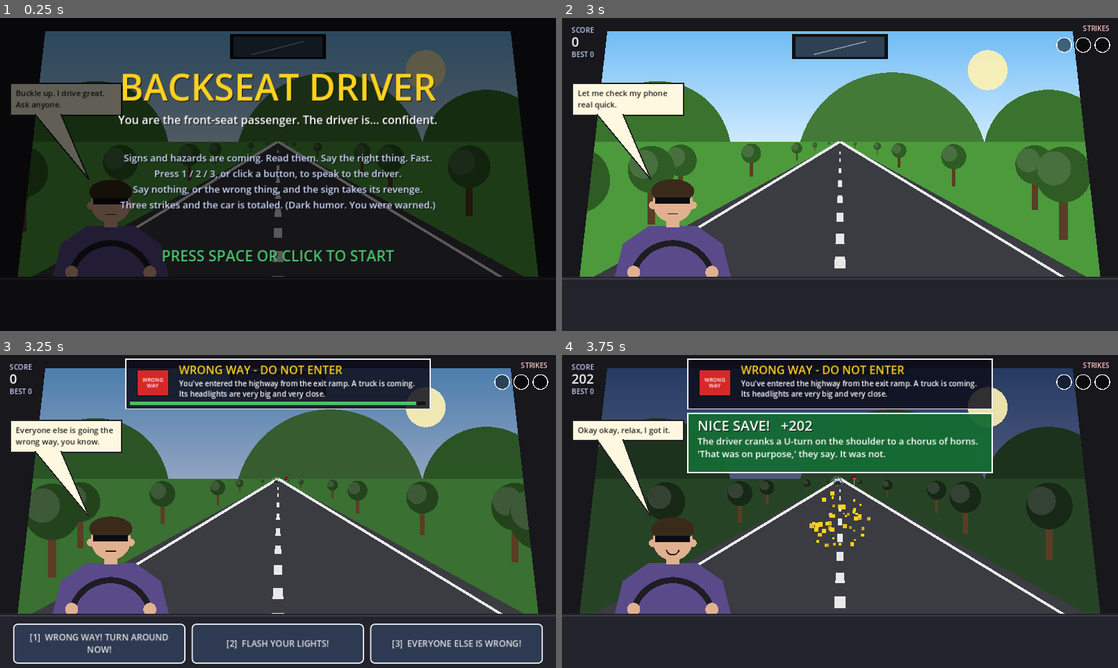
Above: before the commit, frames 1-4 (two rows, left to right).
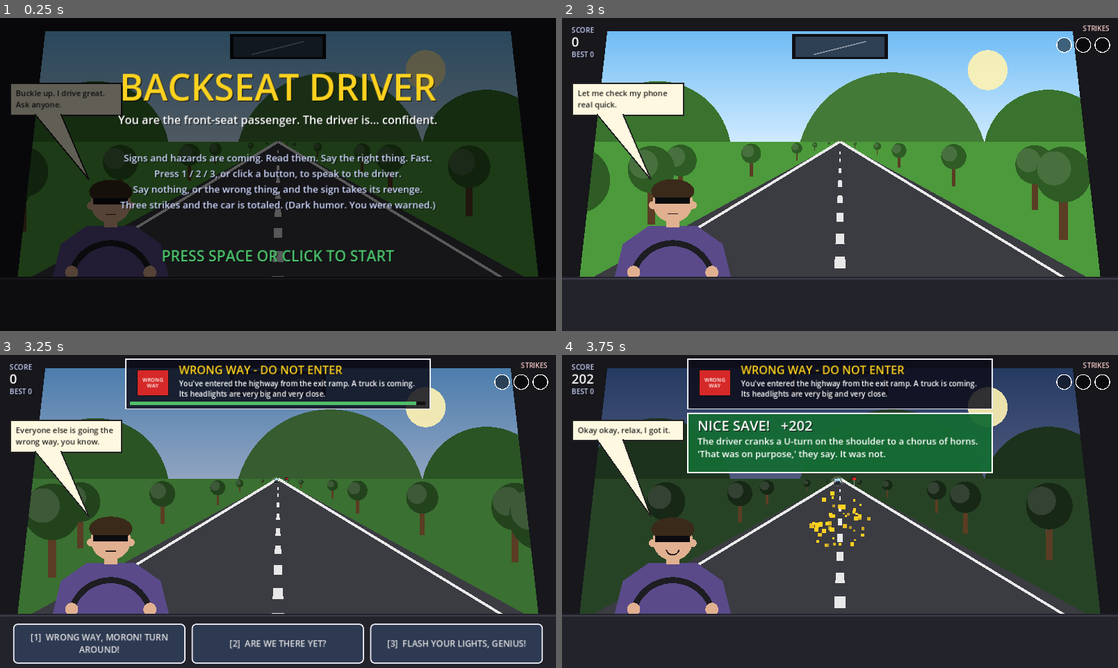
Above: after the commit, the same moments.

Repository: david-brandt-the-icelander/retro-games
Game: Godot game, scene res://main.tscn
Two runs of this game, one before a commit and one after it. Both use one fixed random seed, a clock stepped at 60 frames per second and the inputs below.
Inputs (mouse positions are in pixels of both pictures, inside the frame that each line leads up to):
- Up to frame 1 (0.25 s): no input
- Up to frame 2 (3 s): tap Enter at 0.5, 0.6 s; move the mouse to (962, 158) at 0.52 s; click (962, 158) at 0.67 s; tap Space at 0.77, 1.52 s; move the mouse to (728, 190) at 1.27 s; tap R at 1.35 s; click (728, 190) at 1.42 s; move the mouse to (895, 105) at 2.02 s; tap 1 at 2.1 s; click (895, 105) at 2.17 s; move the mouse to (812, 237) at 2.77 s; tap 2 at 2.85 s; click (812, 237) at 2.92 s
- Up to frame 3 (3.25 s): tap Space at 3.02 s
- Up to frame 4 (3.75 s): click (662, 642) at 3.5 s, where only the run before the commit has a clickable "[1] WRONG WAY! TURN AROUND NO…"

Frames 1-2 are identical in both runs. In frame 3, 1.1% of the frame differs, in the area x 5-95%, y 89-96%; in frame 4, nothing differs.

Commit message:
Backseat Driver: insult screams, no driver in view
Each event now offers three screams in random order: the correct one, a
wrong but related one, and irrelevant small talk (the driver replies
absent-mindedly and the sign gets its revenge). The driver figure is
removed from the windshield view; only the wheel and the driver's speech
caption remain. The canvas now scales to the window height so the options
always sit under the view without scrolling.

Co-Authored-By: Claude Sonnet 5.5 <noreply@anthropic.com>
Claude-Session: https://claude.ai/code/session_015ZiMTMaTPKWRV3VeKHPf1h

Diff:
--- a/games/backseat-driver/events.gd
+++ b/games/backseat-driver/events.gd
@@ -10,12 +10,12 @@
 		"d": "Ooh, this song! Let me crank it up.",
 		"spd": 50,
 		"o": [
-			["BRAKE! DUCKS! DUCKS!", "", 5],
-			["AWW! LOOK AT THE LITTLE DUCKS!", "The driver looks. The ducks look back. Briefly. Then there are feathers. So many feathers. The wipers do what they can.", 45],
-			["HONK AT THEM! HONK!", "The honk launches forty panicked ducks straight at the windshield. You are now wearing a duck as a hat. It is not alive.", 50],
+			["SLOW DOWN, MORON! DUCKS!", "", 5],
+			["AWW, LOOK AT THE DUCKS, YOU GOOSE!", "The driver looks. The ducks look back. Briefly. Then there are feathers. So many feathers. The wipers do what they can.", 45],
+			["NICE WEATHER WE'RE HAVING!", "", 50],
 		],
 		"good": "The driver brakes. The ducks cross in a tiny, smug parade. The last one gives you a nod. You will carry that nod forever.",
-		"late": "You said nothing. The ducks said 'quack' and then nothing at all. The wipers are now on pate setting.",
+		"late": "Nobody said anything useful. The ducks said 'quack' and then nothing at all. The wipers are now on pate setting.",
 		"fx": "f4f0dc",
 	},
 	{
@@ -26,9 +26,9 @@
 		"spd": 45,
 		"sky": ["8fbf8f", "d8e7b0"], "gr": "3d6b3a",
 		"o": [
-			["SLOW DOWN! THAT'S A GATOR!", "", 8],
-			["IT'S JUST A LOG! KEEP GOING!", "It was not a log. The log now has your whole arm and a strong opinion about your elbow.", 45],
-			["FLOOR IT! OUTRUN HIM!", "Gators sprint at 20 mph. You were doing 18. It was a respectful chase. It ended when the gator came in through the sunroof.", 85],
+			["BRAKE, YOU MORON! THAT'S A GATOR!", "", 8],
+			["IT'S A LOG, YOU COWARD! RUN IT OVER!", "It was not a log. The log now has your whole arm and a strong opinion about your elbow.", 45],
+			["DID YOU FEED THE CAT BEFORE WE LEFT?", "", 45],
 		],
 		"good": "The driver slows. The gator ambles across and gives you a long, assessing stare. You were not the snack. This time.",
 		"late": "The gator takes your silence as an order for takeout. Compliments to the chef. The chef is you.",
@@ -41,9 +41,9 @@
 		"d": "Wow, he is slow. I'm just gonna go around.",
 		"spd": 35,
 		"o": [
-			["STOP! LET THE MAN CROSS!", "", 0],
-			["HE'LL MAKE IT! DON'T SLOW DOWN!", "He did not make it. The walker made it. It is now a hood ornament and, honestly, a fairly nice one.", 35],
-			["HONK! HURRY HIM UP!", "He sprints. A 79-year-old sets a personal best. The walker does not. The walker had a family.", 35],
+			["STOP, YOU MANIAC! LET HIM CROSS!", "", 0],
+			["HE'LL MAKE IT, GRANDMA! KEEP GOING!", "He did not make it. The walker made it. It is now a hood ornament and, honestly, a fairly nice one.", 35],
+			["THIS SEAT IS SO COMFY. THANKS!", "", 35],
 		],
 		"good": "The driver stops. Eleven minutes later, the man reaches the far side, tips his hat and calls you 'sweetheart'. You will take it.",
 		"late": "A walker flies past the passenger window. Silently. Like a very sad bird.",
@@ -56,9 +56,9 @@
 		"d": "Don't they teach kids to look both ways anymore?",
 		"spd": 40,
 		"o": [
-			["BRAKE! A KID! BRAKE!", "", 0],
-			["IT'S JUST A BALL! KEEP GOING!", "It was a ball. Then it was not just a ball. The driver does not say a word for the next forty miles. Neither do you. Nobody ever speaks of it.", 40],
-			["HONK AT THEM! MAKE THEM MOVE!", "The honk makes the kid freeze. Right in the road. Everyone survives, but a very large father is running at your window with pepper spray and a lot to say.", 40],
+			["BRAKE, YOU IDIOT! A KID!", "", 0],
+			["IT'S JUST A BALL, YOU WIMP!", "It was a ball. Then it was not just a ball. The driver does not say a word for the next forty miles. Neither do you. Nobody ever speaks of it.", 40],
+			["I'M HUNGRY. DO YOU WANT FRIES?", "", 40],
 		],
 		"good": "Tires scream. The kid grabs the ball, waves, and calls the driver a word you did not know a six-year-old knew. Worth it.",
 		"late": "Thud. Silence. 'That was a ball, right?' the driver asks, in a very small voice. You both decide to believe it was a ball.",
@@ -71,9 +71,9 @@
 		"d": "Stop signs are more of a vibe, honestly.",
 		"spd": 45,
 		"o": [
-			["STOP! STOP SIGN! STOP!", "", 0],
-			["IT'S ONLY A SUGGESTION! GO!", "The logging truck disagrees. Violently. Your car is now flatter than a flat white, and that includes the foam.", 50],
-			["YIELD! WAVE THE TRUCK ON!", "The truck cannot see your friendly wave through the forty tons of logs it is carrying. Your wave was very polite and very, very late.", 25],
+			["STOP, YOU MORON! STOP SIGN!", "", 0],
+			["IT'S A SUGGESTION, COWARD! GO!", "The logging truck disagrees. Violently. Your car is now flatter than a flat white, and that includes the foam.", 50],
+			["THIS SONG IS TERRIBLE, BY THE WAY.", "", 45],
 		],
 		"good": "The driver stands on the brake. The truck thunders through a foot ahead. 'Rolling stops count,' the driver mumbles. They do not.",
 		"late": "The last thing you hear is a truck horn. The last thing you see is logs. So many logs.",
@@ -86,9 +86,9 @@
 		"d": "I love this part of the song!",
 		"spd": 50,
 		"o": [
-			["TRAIN! STOP THE CAR!", "", 0],
-			["WE CAN BEAT IT! FASTER!", "You cannot beat it. Nobody has ever beaten it. Final score: Train 1, Car 0, Dignity -4.", 85],
-			["TRAINS ONLY RUN ON TUESDAYS!", "It is, in fact, Tuesday. The train checked its calendar.", 50],
+			["TRAIN, YOU LUNATIC! STOP!", "", 0],
+			["BEAT IT, YOU TURTLE! FASTER!", "You cannot beat it. Nobody has ever beaten it. Final score: Train 1, Car 0, Dignity -4.", 85],
+			["WHAT'S YOUR FAVOURITE DINOSAUR?", "", 50],
 		],
 		"good": "The driver stops. A mile-long freight train rumbles past, and the driver counts every car out loud. All 142. Time moves differently now.",
 		"late": "The train does not honk. It has never needed to.",
@@ -101,9 +101,9 @@
 		"d": "Best. Kayak. Weekend. Ever.",
 		"spd": 40,
 		"o": [
-			["THE KAYAK! IT WON'T FIT!", "", 0],
-			["DUCK YOUR HEAD! DUCK!", "You duck. The kayak does not. It is now two kayaks, which is technically a pair.", 40],
-			["IT'LL FIT! KEEP GOING!", "It fit like a toddler in a Halloween costume: not at all. The kayak is now a very long hat on the bridge.", 40],
+			["THE KAYAK, YOU MORON! BRAKE!", "", 0],
+			["DUCK YOUR HEAD, GENIUS! DUCK!", "You duck. The kayak does not. It is now two kayaks, which is technically a pair.", 40],
+			["NICE BRIDGE. VERY STONY.", "", 40],
 		],
 		"good": "The driver stops with a screech and unstraps the kayak. 'I knew that,' they say, sweating. Strapping it back on takes forty minutes.",
 		"late": "CRUNCH. The kayak becomes confetti. The car is now a convertible.",
@@ -117,9 +117,9 @@
 		"spd": 60,
 		"sky": ["070a1e", "262b55"], "gr": "17301c",
 		"o": [
-			["SLOW DOWN! DEER! DEER!", "", 10],
-			["FLASH THE HIGH BEAMS!", "Deer freeze when you flash lights. It is the entire thing deer do. The car and the deer are now one.", 60],
-			["HIT IT! I LOVE VENISON!", "You love venison. The deer loves its life. The deer weighs 200 pounds, and your hood now has an antler.", 70],
+			["SLOW DOWN, YOU MORON! DEER!", "", 10],
+			["FLASH THE LIGHTS, YOU GENIUS!", "Deer freeze when you flash lights. It is the entire thing deer do. The car and the deer are now one.", 60],
+			["MY LEFT ELBOW ITCHES A BIT.", "", 60],
 		],
 		"good": "The driver brakes. A buck pauses, locks eyes with you, then wanders off with deep disdain. It knows you got lucky.",
 		"late": "BANG. Your hood has an antler now. The deer is on the roof, looking at you like you owe it money.",
@@ -132,9 +132,9 @@
 		"d": "I'm fine. I'm only going, uh... fine.",
 		"spd": 70,
 		"o": [
-			["TOO FAST! SLOW DOWN! COP!", "", 25],
-			["IT'S A RECOMMENDATION! KEEP GOING!", "The cop thinks it's more of a $400 recommendation. He also wants to talk about your tail light. And your life.", 70],
-			["FLOOR IT! HE'S NOT LOOKING!", "He was looking. He has been looking since the last county. The chase ends at a donut shop, with handcuffs and one glazed.", 95],
+			["TOO FAST, YOU MANIAC! COP!", "", 25],
+			["FLOOR IT, TURTLE! HE'S NOT LOOKING!", "He was looking. He has been looking since the last county. The chase ends at a donut shop, with handcuffs and one glazed.", 95],
+			["I LOVE A GOOD BILLBOARD, DON'T YOU?", "", 70],
 		],
 		"good": "The driver slows to 25 just as the cop pulls out. He sees a law-abiding citizen. He is sad. He will eat his donut alone.",
 		"late": "Sirens. Lights. A very calm voice: 'Do you know why I pulled you over?' The driver looks at you.",
@@ -147,9 +147,9 @@
 		"d": "GPS says go straight. GPS is never wrong.",
 		"spd": 60,
 		"o": [
-			["BRIDGE OUT! STOP! TURN AROUND!", "", 0],
-			["THE GPS SAYS IT'S FINE!", "The GPS says 'You have arrived' as you arrive in the river. It was technically correct.", 60],
-			["FASTER! WE CAN JUMP IT!", "We cannot jump it. Physics has reviewed this proposal and rejected it with a loud splash.", 90],
+			["STOP, YOU MORON! BRIDGE OUT!", "", 0],
+			["FASTER, COWARD! WE CAN JUMP IT!", "We cannot jump it. Physics has reviewed this proposal and rejected it with a loud splash.", 90],
+			["NICE VIEW OF THE RIVER, HUH?", "", 60],
 		],
 		"good": "The driver brakes at the very edge. The front wheels hang over empty air. A fish looks up at you. 'Nice,' says the fish.",
 		"late": "Splash. The GPS announces 'Recalculating' as the car sinks. It never will.",
@@ -163,9 +163,9 @@
 		"spd": 40,
 		"sky": ["9ab0c4", "dde6ee"], "gr": "8a7f72",
 		"o": [
-			["TOO SLOW! FLOOR IT! GO GO GO!", "", 85],
-			["STOP! TAKE A PHOTO!", "Great photo. You can't see it, because the rock has smashed the phone, the roof, and some of the seat.", 0],
-			["HONK AT THE ROCKS!", "The rocks were not scared. The rocks have never been scared of anything. You are now the proud owner of a free rock.", 40],
+			["FLOOR IT, YOU SNAIL! ROCKS!", "", 85],
+			["STOP, YOU WIMP! TAKE A PHOTO!", "Great photo. You can't see it, because the rock has smashed the phone, the roof, and some of the seat.", 0],
+			["THE SKY IS VERY BLUE TODAY.", "", 40],
 		],
 		"good": "The driver floors it. A boulder lands exactly where you were, then rolls over to look at you. Rocks can be dramatic.",
 		"late": "A boulder meets the roof. The roof loses. The boulder is now your best friend. Its name is Gary.",
@@ -179,9 +179,9 @@
 		"spd": 55,
 		"sky": ["ffb36b", "ffe3a0"], "gr": "c99a5b",
 		"o": [
-			["STOP! GAS! NOW!", "", 0],
-			["WE'LL MAKE IT! KEEP GOING!", "You did not make it. You are in the desert with one sandwich and a very long conversation with the driver.", 55],
-			["COAST! SAVE THE FUMES!", "The car coasts, bravely, for another mile. Then it coasts, bravely, to a stop. A vulture lands and waits.", 30],
+			["STOP FOR GAS, YOU MORON!", "", 0],
+			["COAST, GENIUS! SAVE THE FUMES!", "The car coasts, bravely, for another mile. Then it coasts, bravely, to a stop. A vulture lands and waits.", 30],
+			["DO YOU LIKE COWBOYS?", "", 55],
 		],
 		"good": "The driver pulls into a gas station that smells like regret and hot dogs. You buy both. It is the best meal of your life.",
 		"late": "The engine coughs. The engine dies. The vultures arrive right on time.",
@@ -194,9 +194,9 @@
 		"d": "Watch this drift!",
 		"spd": 65,
 		"o": [
-			["TOO FAST! SLOW DOWN! CURVE!", "", 15],
-			["LOOK AT THE VIEW!", "The driver admires the view. The car admires the view. The car keeps admiring the view, straight off the cliff.", 65],
-			["DRIFT IT! FASTER!", "The drift is magnificent. The landing is not. You get excellent views of the valley for four whole seconds.", 85],
+			["SLOW DOWN, YOU MANIAC! CURVE!", "", 15],
+			["DRIFT IT, TURTLE! FASTER!", "The drift is magnificent. The landing is not. You get excellent views of the valley for four whole seconds.", 85],
+			["NICE WEATHER WE'RE HAVING!", "", 65],
 		],
 		"good": "The driver slows. The car hugs the curve like an old friend. Far below, a wrecked car whispers: 'tell my story.'",
 		"late": "The tires scream. The car sails off the cliff in slow motion. The driver says, 'Huh.' It is the last thing anyone says.",
@@ -210,9 +210,9 @@
 		"spd": 55,
 		"sky": ["0b1030", "2a2f5a"], "gr": "1c2a1f",
 		"o": [
-			["WRONG WAY! TURN AROUND NOW!", "", 20],
-			["EVERYONE ELSE IS WRONG!", "Everyone else is right. All of them. In the same direction. Toward you. At 70 mph.", 55],
-			["FLASH YOUR LIGHTS!", "The truck flashes back. Its lights are bigger. It also has a horn that sounds like the end of the world.", 55],
+			["WRONG WAY, MORON! TURN AROUND!", "", 20],
+			["FLASH YOUR LIGHTS, GENIUS!", "The truck flashes back. Its lights are bigger. It also has a horn that sounds like the end of the world.", 55],
+			["ARE WE THERE YET?", "", 55],
 		],
 		"good": "The driver cranks a U-turn on the shoulder to a chorus of horns. 'That was on purpose,' they say. It was not.",
 		"late": "A truck horn the size of a cathedral. The last thing you see is a very large grille. It looks, somehow, disappointed.",
@@ -226,9 +226,9 @@
 		"spd": 55,
 		"sky": ["cfd8e3", "f0f3f7"], "gr": "e6edf2",
 		"o": [
-			["TOO FAST! EASE OFF! GENTLY!", "", 25],
-			["SLAM THE BRAKES!", "The car goes into a beautiful figure-skating routine. 9.8 from the French judge. 0 from the guardrail.", 0],
-			["TURN THE WHEEL! TURN IT!", "The car spins. And spins. You get to see the whole horizon, forty times. You are fairly sure you saw a cow. Twice.", 55],
+			["EASE OFF, YOU MANIAC! ICE!", "", 25],
+			["SLAM THE BRAKES, YOU GENIUS!", "The car goes into a beautiful figure-skating routine. 9.8 from the French judge. 0 from the guardrail.", 0],
+			["WHO PUT THE SKY UP THERE?", "", 55],
 		],
 		"good": "The driver eases off. The car glides, wobbles and holds. The driver looks at you with sudden, sincere respect. Savor it.",
 		"late": "Wheeee! Whoops. Wheeee! Whoops. The spinning only stops at the ditch.",
@@ -241,9 +241,9 @@
 		"d": "I never stop for buses. They never stop for me.",
 		"spd": 45,
 		"o": [
-			["STOP! SCHOOL BUS! STOP!", "", 0],
-			["GO AROUND IT! QUICKLY!", "Passing a school bus with its stop arm out is called a felony. It is also called a lot of other things by thirty-one parents.", 60],
-			["WAVE AT THE KIDS!", "The kids wave back. The bus driver does not. The bus driver writes down your license plate and your future.", 45],
+			["STOP, YOU MORON! SCHOOL BUS!", "", 0],
+			["GO AROUND IT, YOU SNAIL!", "Passing a school bus with its stop arm out is called a felony. It is also called a lot of other things by thirty-one parents.", 60],
+			["I LIKE YOUR HAIRCUT.", "", 45],
 		],
 		"good": "The driver stops. Twenty-two children wave at the car. One gives it a thumbs-up. The driver cries a little behind their sunglasses.",
 		"late": "Sirens, parents, and a very large sign that says SHAME. You will be spending the summer in a very small room.",
@@ -256,9 +256,9 @@
 		"d": "Why does everyone drive so fast? I like the scenery.",
 		"spd": 18,
 		"o": [
-			["TOO SLOW! SPEED UP! FASTER!", "", 60],
-			["SLOW DOWN! SAFETY FIRST!", "Slower is safer, nobody on a highway ever said. The trucks learn your license plate. Then your bumper. Then your toes.", 8],
-			["PULL OVER! NAP TIME!", "The driver pulls over. Four trucks do not. The hard shoulder has never been so crowded.", 0],
+			["FASTER, YOU SNAIL! TRUCKS!", "", 60],
+			["SLOW DOWN, GRANDMA! SAFETY FIRST!", "Slower is safer, nobody on a highway ever said. The trucks learn your license plate. Then your bumper. Then your toes.", 8],
+			["THIS IS A VERY NICE ROAD.", "", 18],
 		],
 		"good": "The driver finally floors it. The trucks flash their lights in thanks and, you think, a little in disappointment.",
 		"late": "A truck horn so deep your fillings rattle. A grille fills the mirror. Then the mirror is all grille.",
@@ -271,9 +271,9 @@
 		"d": "I can take bumps at any speed. Watch.",
 		"spd": 45,
 		"o": [
-			["SLOW DOWN! HUMP! HUMP!", "", 10],
-			["DON'T BRAKE! GET SOME AIR!", "The car takes off. For one beautiful second you are a bird. Then the suspension files a formal complaint, and so does the coffee, on your lap.", 75],
-			["FASTER! HIT IT HARD!", "The hump launches you into the roof. Your head now has a very small, very personal dent.", 85],
+			["SLOW DOWN, YOU MORON! HUMP!", "", 10],
+			["NO BRAKES, WIMP! GET SOME AIR!", "The car takes off. For one beautiful second you are a bird. Then the suspension files a formal complaint, and so does the coffee, on your lap.", 75],
+			["LOVELY SMELL OF COFFEE IN HERE.", "", 45],
 		],
 		"good": "The driver slows to a crawl and rolls over the hump. The coffee survives. The driver is unbearable about it for a mile.",
 		"late": "THUMP. THUMP-THUMP. The coffee lands on the driver, who screams something your mother would not like.",
@@ -293,6 +293,15 @@
 	"Hold my coffee. No, the other hand.",
 ]
 
+## What the driver says when the passenger makes small talk instead of helping.
+const CHAT := [
+	"Yeah, nice. Wait, why are you screaming?",
+	"Mm-hm. Great. Is that important?",
+	"Sure, sure. Hang on, what's that?",
+	"Not now, I'm concentrating. Sort of.",
+	"You're right! Wait, what were we doing?",
+]
+
 const THANKS := [
 	"Fine. I was about to do that.",
 	"I saw it. I SAW it.",
